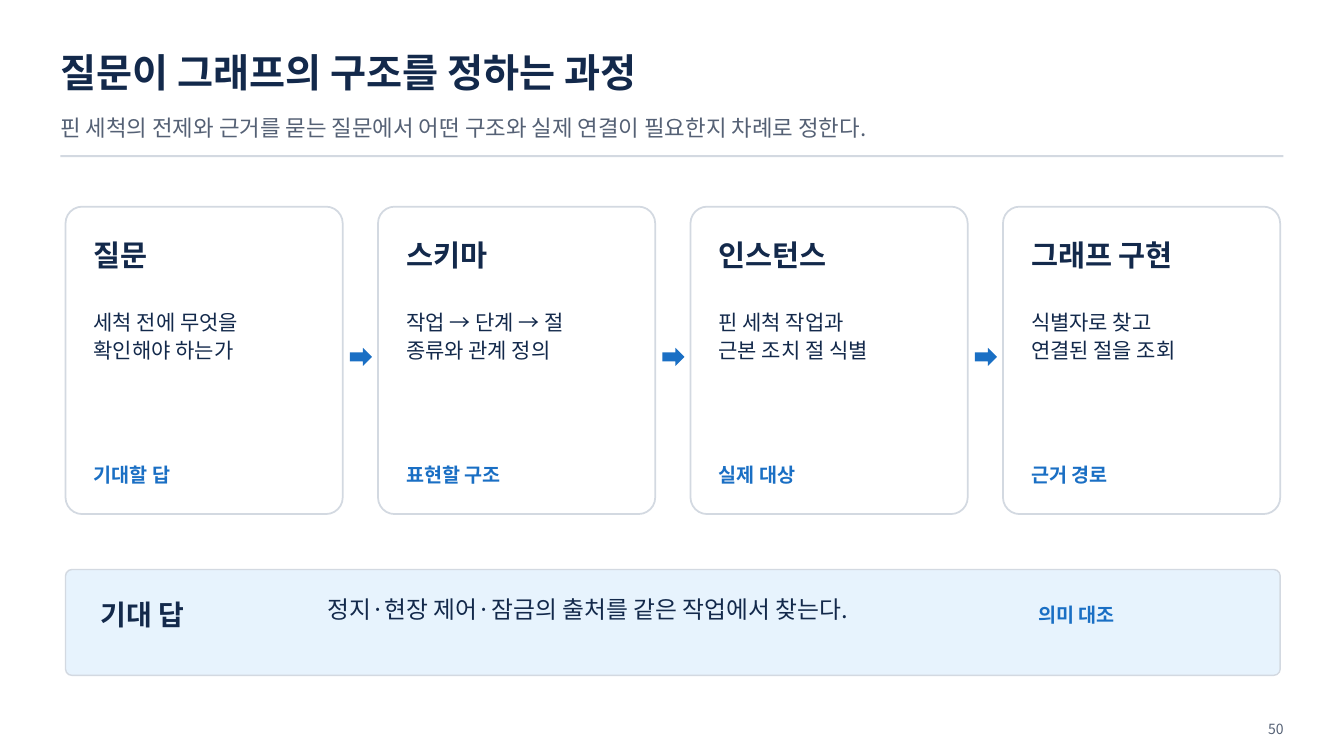
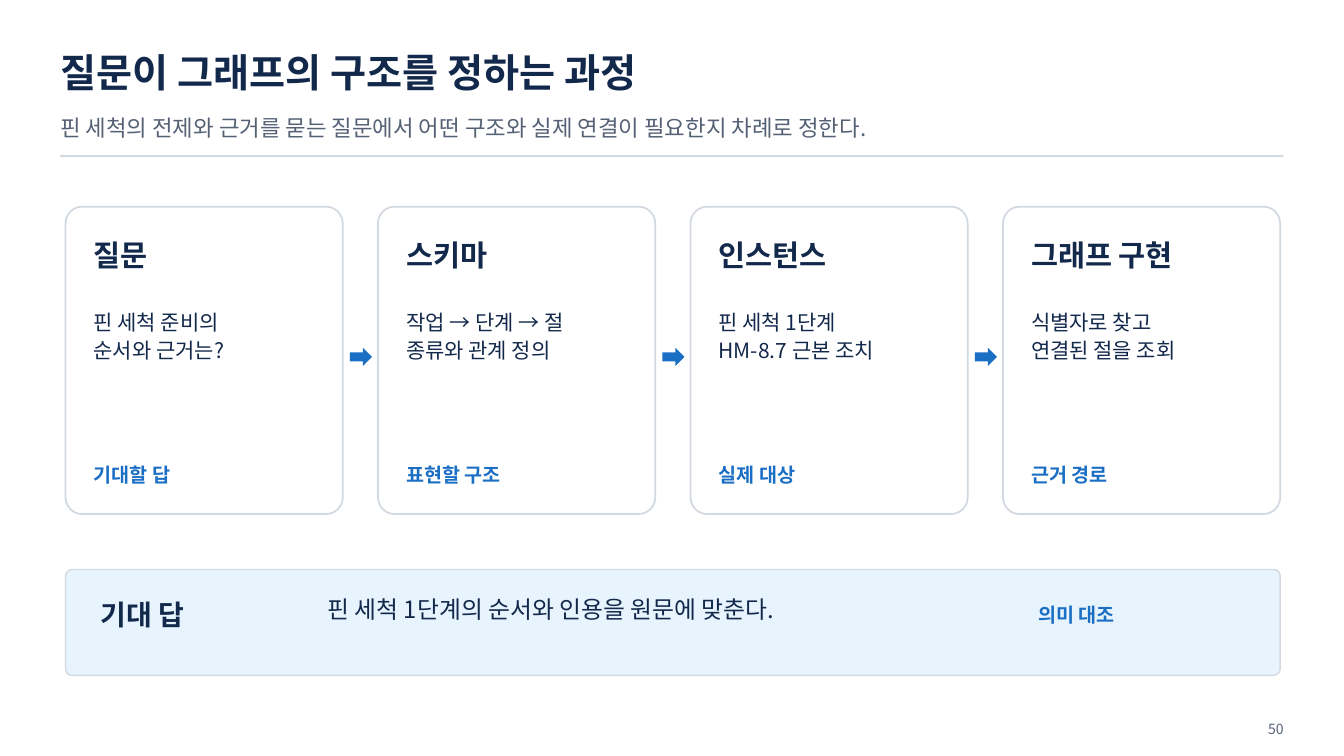
Before and after one commit to uengine-oss/hyd-iot-edu, a slide deck: slide 50 of workspace/강의제작/산출물/통합반/이론/04회차/통합반_04일차.pptx. Drawn at 1344x756 pixels with LibreOffice and Linux fonts; fonts in the diff are those of the drawing. Boxes give left, top, right and bottom in pixels: in the first picture for what was removed or moved away, otherwise in the second. Text is boxed around its words. In the diff, an @@ line names an element or a change of style, - is before the commit and + after.

Commit message:
통합반 4회차 47~55장 준비 순서·근거 절·작업 승인을 실제 렌더와 낭독으로 검증한다

```diff
--- a/workspace/강의제작/산출물/통합반/이론/04회차/통합반_04일차.pptx
+++ b/workspace/강의제작/산출물/통합반/이론/04회차/통합반_04일차.pptx
@@ text at (94, 312, 224, 360): text changed @@
-세척 전에 무엇을
-확인해야 하는가
+핀 세척 준비의
+순서와 근거는?
@@ text at (719, 312, 874, 360): text changed @@
-핀 세척 작업과
-근본 조치 절 식별
+핀 세척 1단계
+HM-8.7 근본 조치
@@ text at (327, 598, 775, 620): text changed @@
-정지·현장 제어·잠금의 출처를 같은 작업에서 찾는다.
+핀 세척 1단계의 순서와 인용을 원문에 맞춘다.
```
Also in this commit, not shown: 8 other slides changed, 25 other files.
